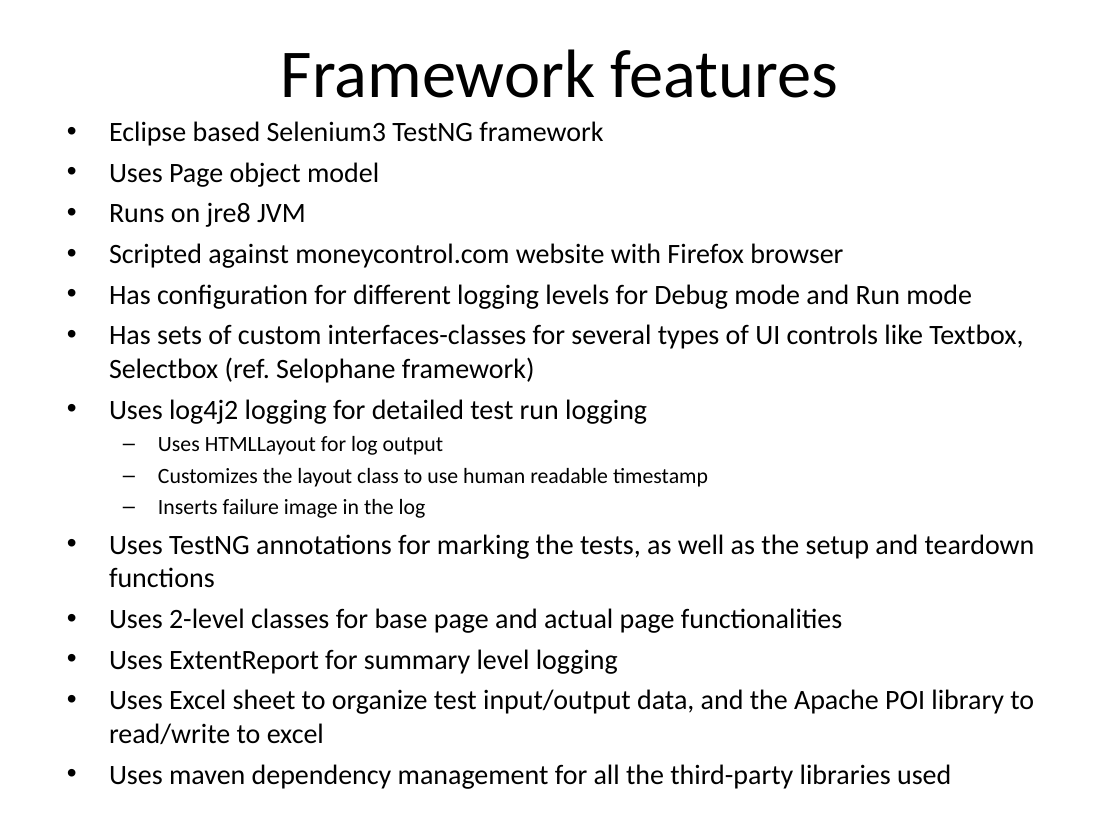
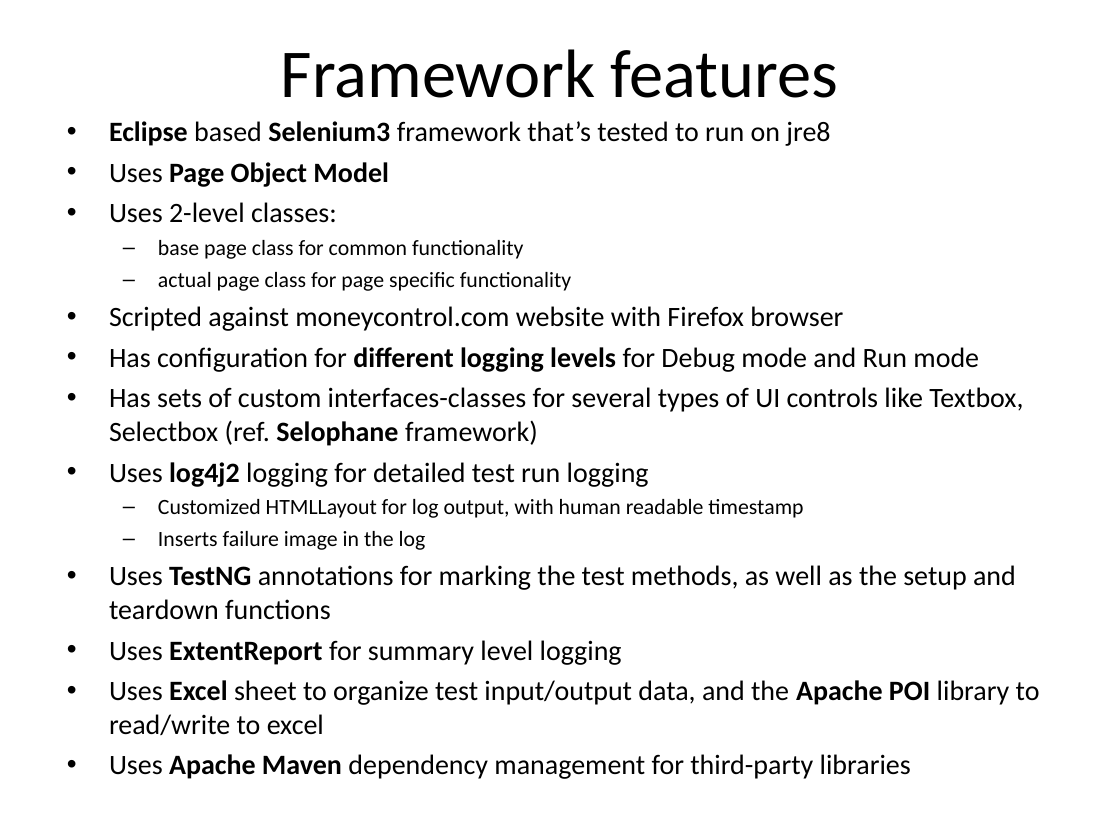
Before and after one commit to asudipto/selophane_InYetAnotherDemoProject, a slide deck: slide 3 of Selenium_NSE/Selenium 3 Framework.ppt. Drawn at 1120x840 pixels with LibreOffice and Linux fonts; fonts in the diff are those of the drawing. Boxes give left, top, right and bottom in pixels: in the first picture for what was removed or moved away, otherwise in the second. Text is boxed around its words. In the diff, an @@ line names an element or a change of style, - is before the commit and + after.

```diff
--- a/Selenium_NSE/Selenium 3 Framework.ppt
+++ b/Selenium_NSE/Selenium 3 Framework.ppt
@@ text at bbox=[109, 121, 830, 223]: text changed @@
-• Eclipse based Selenium3 TestNG framework
-• Uses Page object model
-• Runs on jre8 JVM
+• Eclipse based Selenium3 framework that’s tested to run on jre8
+• Uses Page Object Model
+• Uses 2-level classes:
+  – base page class for common functionality
+  – actual page class for page specific functionality
@@ text at bbox=[109, 347, 1040, 736]: bold on in "different logging levels", "Selophane", "log4j2", "ExtentReport" and 1 more places @@
@@ text at bbox=[158, 499, 803, 518]: text changed @@
-  – Uses HTMLLayout for log output
-  – Customizes the layout class to use human readable timestamp
+  – Customized HTMLLayout for log output, with human readable timestamp
@@ text at bbox=[109, 565, 1016, 620]: text changed @@
-• Uses TestNG annotations for marking the tests, as well as the setup and teardown functions
-• Uses 2-level classes for base page and actual page functionalities
+• Uses TestNG annotations for marking the test methods, as well as the setup and teardown functions
@@ text at bbox=[109, 754, 911, 779]: text changed @@
-• Uses maven dependency management for all the third-party libraries used
+• Uses Apache Maven dependency management for third-party libraries
```
Also in this commit, not shown: 7 slides added.
